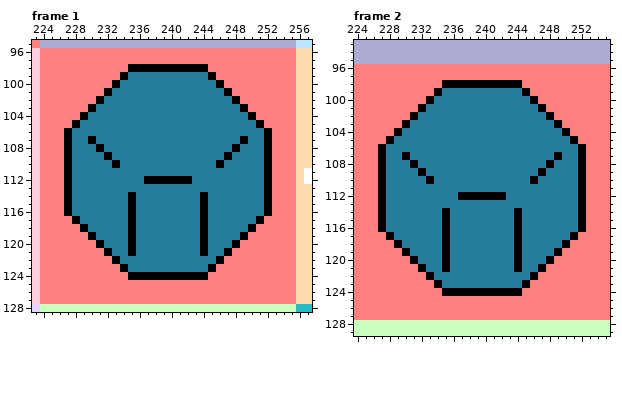
Edited in one commit: pixel-art file (Entregas/ase/Tilesets/tileset-0006.ase). Above, as it was before the edit.
768x512 pixels, 2 frames. Pixels under 10% opacity are left out. Colours within 5 levels of each other are drawn and written as one. Shown: frame 1: x 223..257, y 95..128; frame 2: x 224..255, y 93..129. The commit also changed other frames or places, which this record leaves out.
And afterwards:
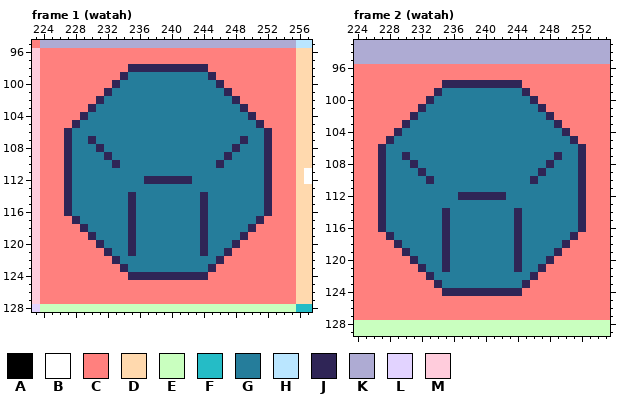
Palette (. is transparent): A #000000  B #ffffff  C #ff807e  D #ffd9ae  E #c9ffbf  F #25bcc6  G #257d9b  H #bae6ff  J #2f2556  K #aeabd3  L #e2d3ff  M #ffccdc
What changed:
Frame 1 (watah), layer "Layer 3":
The edit turns colour A into colour J in row 98 at x 235 to 244; in row 99 at x 234 and 245; in row 100 at x 233 and 246; in row 101 at x 232 and 247; in row 102 at x 231 and 248; in row 103 at x 230 and 249.
The edit turns colour A into colour J in row 104 at x 229 and 250; in row 105 at x 228 and 251; in row 106 at x 227 and 252; in row 107 at x 227, 230, 249 and 252; in row 108 at x 227, 231, 248 and 252; in row 109 at x 227, 232, 247 and 252.
The edit turns colour A into colour J in row 110 at x 227, 233, 246 and 252; in row 111 at x 227 and 252; in row 112 at x 227, 237 to 242 and 252; in row 113 at x 227 and 252; in rows 114 to 116 at x 227, 235, 244 and 252; in row 117 at x 228, 235, 244 and 251.
The edit turns colour A into colour J in row 118 at x 229, 235, 244 and 250; in row 119 at x 230, 235, 244 and 249; in row 120 at x 231, 235, 244 and 248; in row 121 at x 232, 235, 244 and 247; in row 122 at x 233 and 246; in row 123 at x 234 and 245.
The edit turns colour A into colour J in row 124 at x 235 to 244.
Frame 2 (watah), layer "Layer 3": the same change as frame 1 (watah)
